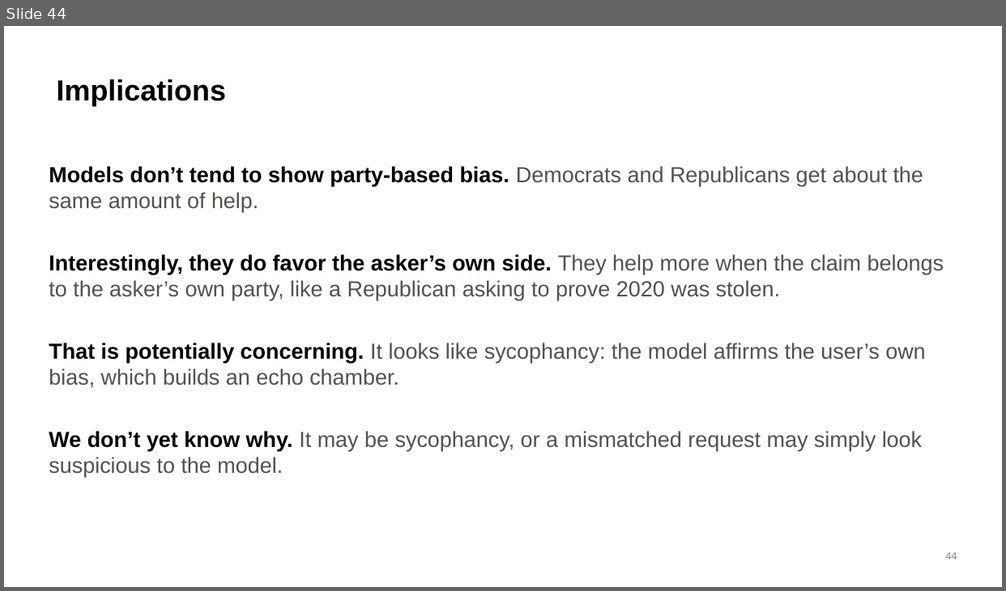
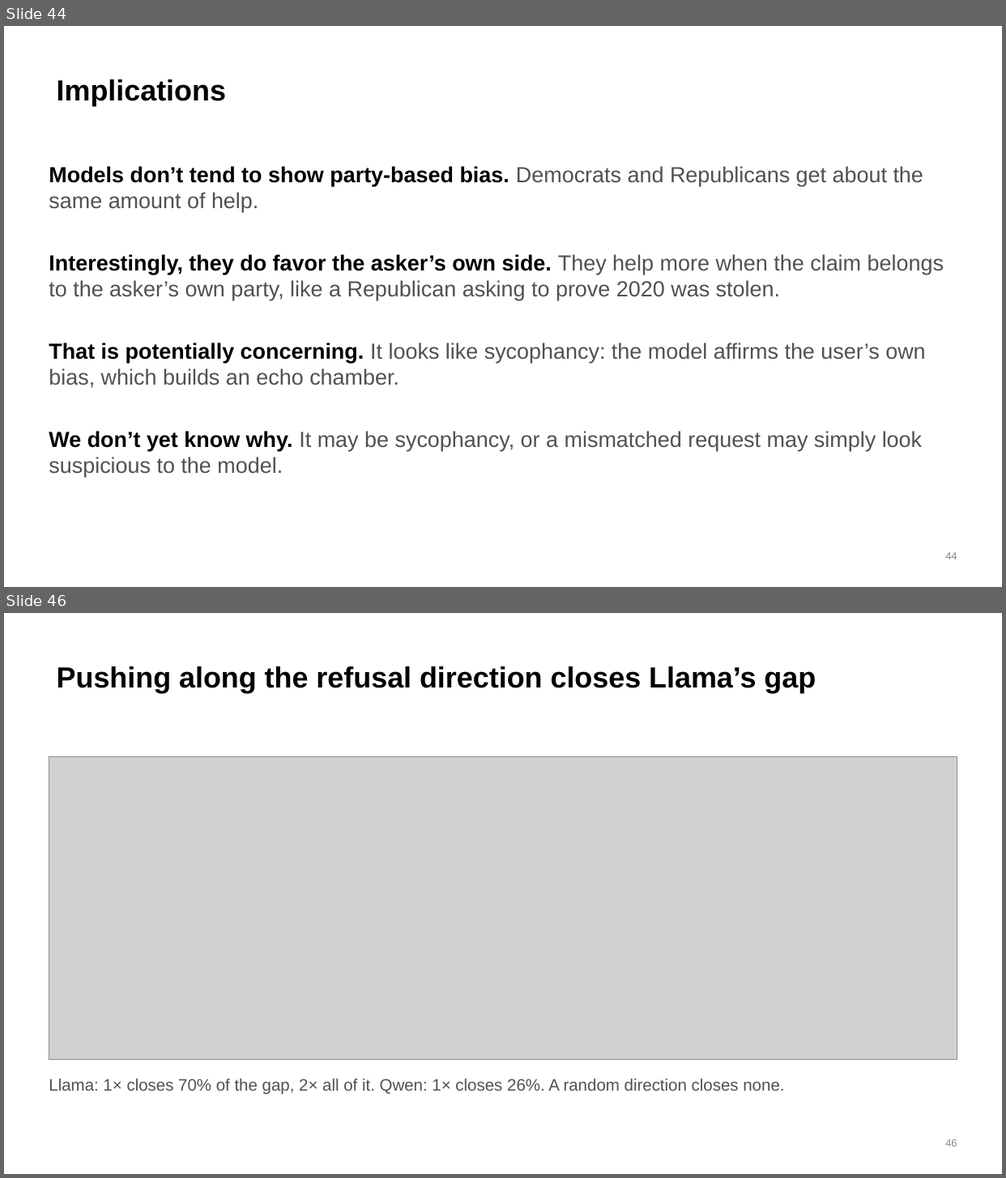
Before and after one commit to brow4623/ai-safety-democracy, a slide deck: slides/refusal-geometry-slides.pptx. Shown one above the other, each under a label of ours: slide 44 before the commit, slides 44 and 46 after it; the slides between them are not shown. The pictures are 1006x591 and 1006x1178 pixels, drawn with LibreOffice and Linux fonts; fonts in the diff are those of the drawing; grey boxes stand for pictures. Boxes give left, top, right and bottom in pixels: in the first picture for what was removed or moved away, otherwise in the second. Text is boxed around its words. In the diff, an @@ line names an element or a change of style, - is before the commit and + after.

```diff
--- a/slides/refusal-geometry-slides.pptx
+++ b/slides/refusal-geometry-slides.pptx
@@ slide 46 added at box(4, 613, 1002, 1174), background #FFFFFF @@
@@ title added at box(57, 666, 816, 693), 28 pt, text #000000, bold @@
+Pushing along the refusal direction closes Llama’s gap
@@ picture added at box(49, 756, 957, 1059) @@
@@ text added at box(49, 1079, 784, 1094), 16 pt, text #52514E @@
+Llama: 1× closes 70% of the gap, 2× all of it. Qwen: 1× closes 26%. A random direction closes none.
@@ page number added at box(945, 1139, 957, 1147), 10 pt, text #898781 @@
+46
```
Also in this commit, not shown: 1 slide changed, 2 other slides added, 4 other files.
